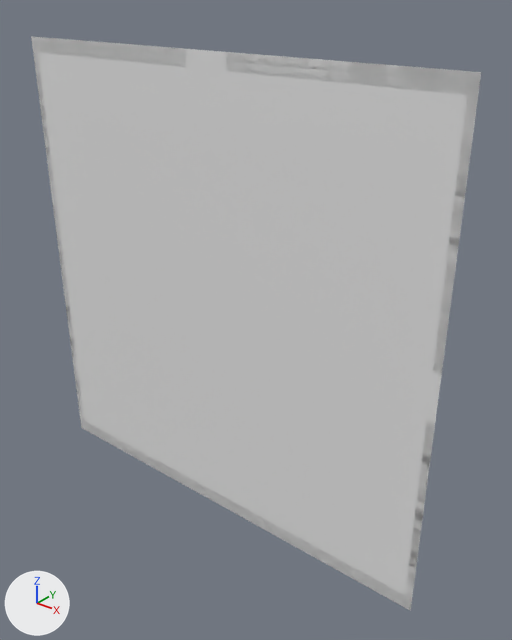
Before and after pictures for a commit that changed the OBJ model Assets/Tiled2Unity/Meshes/HousesS.obj.
Camera for both pictures: a 50 mm camera at (2.0, -4.97, 0.6) aimed at (-2.17, 0.24, -2.64). Lighting does not change. The marker at lower left points along +X, +Y and +Z. Where no turn or scale is listed for an object, it has been applied to the vertices.

In view in the first picture: 'HousesS'.
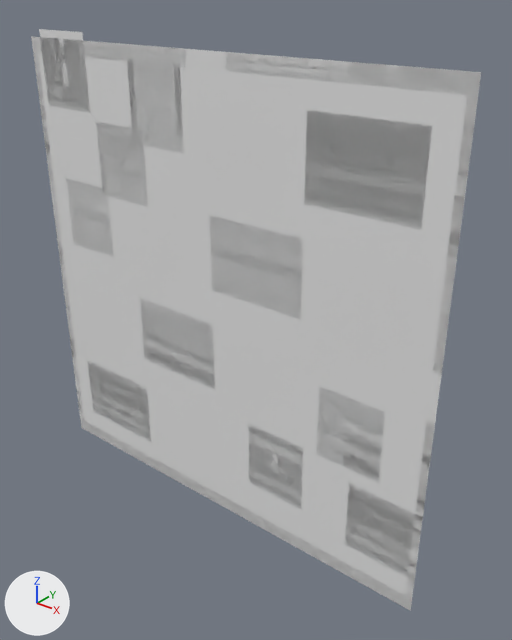
The edits, one by one:
me_housess has 4225 vertices, 4275 faces and spans x -5.12..0.0, y 0.0, z -5.12..0.0.
me_housess is used by ob_housess; location (0.0, 0.0, 0.0).
Verts and faces of me_housess; kept vertices keep their numbers, new ones are numbered from 4225.
Before the commit, vertices of me_housess: 166 (-2.88, 0.0, -0.16) at pixel (179, 66), 175 (-3.6, 0.0, -0.16) at pixel (126, 61), 329 (-0.32, 0.0, -0.4) at pixel (432, 126), 343 (-1.44, 0.0, -0.4) at pixel (307, 109), 638 (-4.24, 0.0, -0.72) at pixel (90, 112).
Before the commit, vertices of me_housess: 647 (-4.96, 0.0, -0.72) at pixel (48, 105), 693 (-3.44, 0.0, -0.8) at pixel (142, 129), 702 (-4.16, 0.0, -0.8) at pixel (96, 121), 816 (-2.88, 0.0, -0.96) at pixel (183, 153), 825 (-3.6, 0.0, -0.96) at pixel (133, 143).
Before the commit, vertices of me_housess: 979 (-0.32, 0.0, -1.2) at pixel (421, 229), 993 (-1.44, 0.0, -1.2) at pixel (304, 204), 1253 (-1.44, 0.0, -1.52) at pixel (303, 238), 1267 (-2.56, 0.0, -1.52) at pixel (209, 215), 1286 (-4.08, 0.0, -1.52) at pixel (107, 189).
Before the commit, vertices of me_housess: 1295 (-4.8, 0.0, -1.52) at pixel (65, 178), 1343 (-3.44, 0.0, -1.6) at pixel (148, 206), 1352 (-4.16, 0.0, -1.6) at pixel (103, 194), 1903 (-1.44, 0.0, -2.32) at pixel (300, 319), 1917 (-2.56, 0.0, -2.32) at pixel (212, 290).
Before the commit, vertices of me_housess: 1936 (-4.08, 0.0, -2.32) at pixel (113, 257), 1945 (-4.8, 0.0, -2.32) at pixel (73, 243), 2242 (-2.56, 0.0, -2.72) at pixel (213, 324), 2256 (-3.68, 0.0, -2.72) at pixel (139, 297), 2411 (-0.48, 0.0, -2.96) at pixel (385, 412).
Before the commit, vertices of me_housess: 2420 (-1.2, 0.0, -2.96) at pixel (319, 386), 2892 (-2.56, 0.0, -3.52) at pixel (214, 389), 2906 (-3.68, 0.0, -3.52) at pixel (144, 359), 3061 (-0.48, 0.0, -3.76) at pixel (378, 482), 3070 (-1.2, 0.0, -3.76) at pixel (316, 454).
Before the commit, vertices of me_housess: 3072 (-1.36, 0.0, -3.76) at pixel (303, 448), 3081 (-2.08, 0.0, -3.76) at pixel (248, 423), 3186 (-0.08, 0.0, -3.92) at pixel (415, 513), 3195 (-0.8, 0.0, -3.92) at pixel (349, 482), 3231 (-3.68, 0.0, -3.92) at pixel (146, 387).
Before the commit, vertices of me_housess: 3245 (-4.8, 0.0, -3.92) at pixel (87, 359), 3722 (-1.36, 0.0, -4.56) at pixel (301, 509), 3731 (-2.08, 0.0, -4.56) at pixel (249, 482), 3836 (-0.08, 0.0, -4.72) at pixel (407, 577), 3845 (-0.8, 0.0, -4.72) at pixel (344, 544).
Before the commit, vertices of me_housess: 3881 (-3.68, 0.0, -4.72) at pixel (151, 442), 3895 (-4.8, 0.0, -4.72) at pixel (93, 411).
Part 1, on me_housess:
New vertex 4225 is at (-4.96, 0.0, 0.08), pixel (39, 29).
New vertex 4226 is at (-4.24, 0.0, 0.08), pixel (82, 32).
New faces: (166, 816, 825, 175), (693, 1343, 1352, 702), (1253, 1903, 1917, 1267), (638, 647, 4225, 4226), (2242, 2892, 2906, 2256), (3231, 3881, 3895, 3245).
New faces: (329, 979, 993, 343), (3186, 3836, 3845, 3195), (1286, 1936, 1945, 1295), (2411, 3061, 3070, 2420), (3072, 3722, 3731, 3081).

Location of each change, (x1, y1, x2, y2) in pixels of the pictures (512 x 640 px):
'HousesS', reshaped
    before: (31, 36, 481, 611)
    after: (31, 29, 481, 611)
part 1 of me_housess, added
    after: (39, 29, 432, 577)
